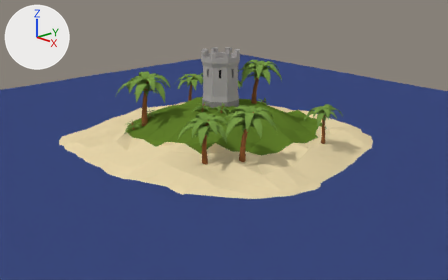
Renders of the Blender file Assets/Objects/Blender/Island.blend from each side of a commit.
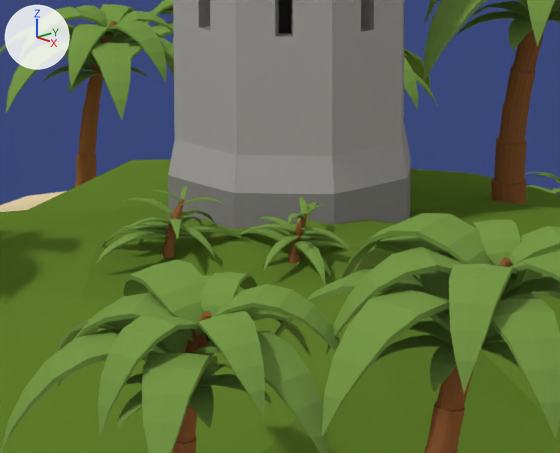
Each version is shown whole from a camera (50 mm lens) standing at (61.0, -55.0, 25.7) and looking at (2.0, -1.3, 0.6), then close up on the part from 39% to 58% of the width and 26% to 51% of the height. The axes (+X, +Y, +Z) are drawn at upper left. The lights are the same throughout.

In view in the first close-up: 'Castle', 'IslandGround', 'Palm.000', 'Palm.002', 'Palm.003', 'Palm.007', 'Palm.008', 'Plant', 'Plant.001', 'Sea'.
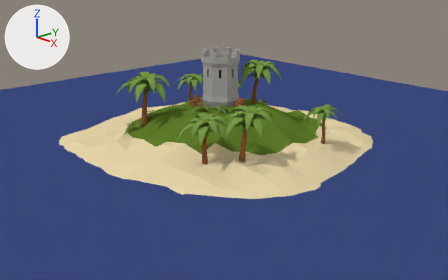
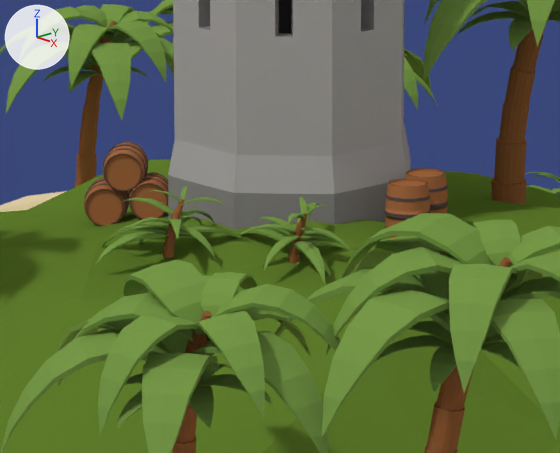
Boxes [x1, y1, x2, y2] around the edits, measured in the close-ups (560 x 453 px):
'Barrel_Cylinder.002', added (brown)
    after: [103, 142, 148, 191]
    faces in mat_woodbright (brown #a66a41): [103, 142, 148, 190]
    faces in mat_metalrusty (dark grey #544a4f): [103, 142, 148, 179]
    faces in mat_wooddark (brown #5e4835): [104, 154, 142, 191]
'Barrel_Cylinder.004', added (brown)
    after: [385, 179, 431, 238]
    faces in mat_woodbright (brown #a66a41): [385, 179, 430, 238]
    faces in mat_metalrusty (dark grey #544a4f): [385, 194, 431, 228]
'Barrel_Cylinder.000', added (brown)
    after: [84, 177, 129, 226]
    faces in mat_woodbright (brown #a66a41): [84, 178, 129, 225]
    faces in mat_wooddark (brown #5e4835): [85, 189, 123, 226]
    faces in mat_metalrusty (dark grey #544a4f): [84, 177, 129, 221]
'Barrel_Cylinder.001', added (brown)
    after: [128, 172, 168, 219]
    faces in mat_woodbright (brown #a66a41): [129, 172, 168, 219]
    faces in mat_wooddark (brown #5e4835): [130, 183, 168, 219]
'Barrel_Cylinder.003', added (brown)
    after: [405, 168, 448, 214]
    faces in mat_woodbright (brown #a66a41): [405, 169, 447, 214]
    faces in mat_metalrusty (dark grey #544a4f): [429, 185, 448, 209]

What the commit changed:
Material 'WoodBright' (mat_woodbright) is new.
Its base color is (0.383, 0.145, 0.0533) (brown #a66a41).
Material 'MetalRusty' (mat_metalrusty) is new.
Its base color is (0.0895, 0.0692, 0.0781) (dark grey #544a4f).
Material 'WoodDark' (mat_wooddark) is new.
Its base color is (0.113, 0.0642, 0.0361) (brown #5e4835).
Mesh me_barrel_cylinder_001 is new.
It has 704 vertices, 706 faces and spans x -0.5..0.5, y -0.65..0.65, z -0.5..0.5.
Faces by material slot: [258, 384, 64].
It uses material mat_woodbright (brown #a66a41).
It uses material mat_metalrusty (dark grey #544a4f).
It uses material mat_wooddark (brown #5e4835).
Object 'Barrel_Cylinder.001' (ob_barrel_cylinder_001) is new; it shows me_barrel_cylinder_001.
Its location is (-2.04, -2.03, 5.14).
Its rotation in degrees is (98, 87, -36).
Its scale is (0.917, 0.917, 0.917).
Object 'Barrel_Cylinder.000' (ob_barrel_cylinder_000) is new; it shows a copy of me_barrel_cylinder_001.
Its location is (-2.78, -2.6, 5.0).
Its rotation in degrees is (45, 88, -90).
Its scale is (0.917, 0.917, 0.917).
Object 'Barrel_Cylinder.002' (ob_barrel_cylinder_002) is new; it shows a copy of me_barrel_cylinder_001.
Its location is (-2.46, -2.34, 5.75).
Its rotation in degrees is (45, 88, -90).
Its scale is (0.917, 0.917, 0.917).
Object 'Barrel_Cylinder.003' (ob_barrel_cylinder_003) is new; it shows a copy of me_barrel_cylinder_001.
Its location is (3.05, 0.92, 5.48).
Its rotation in degrees is (90, 0, 0).
Its scale is (0.917, 0.917, 0.917).
Object 'Barrel_Cylinder.004' (ob_barrel_cylinder_004) is new; it shows a copy of me_barrel_cylinder_001.
Its location is (3.47, 0.02, 5.49).
Its rotation in degrees is (87, 0, 32).
Its scale is (0.917, 0.917, 0.917).
